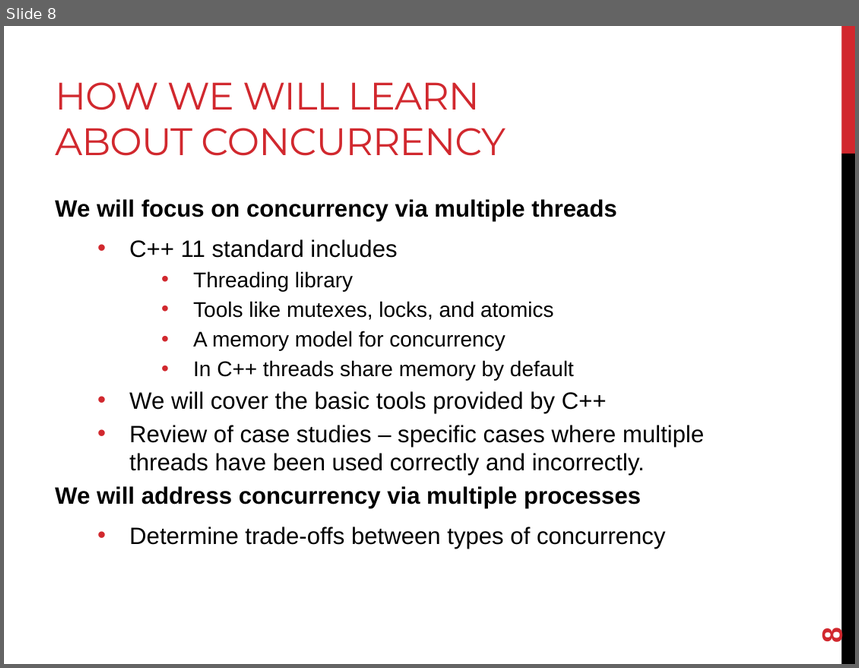
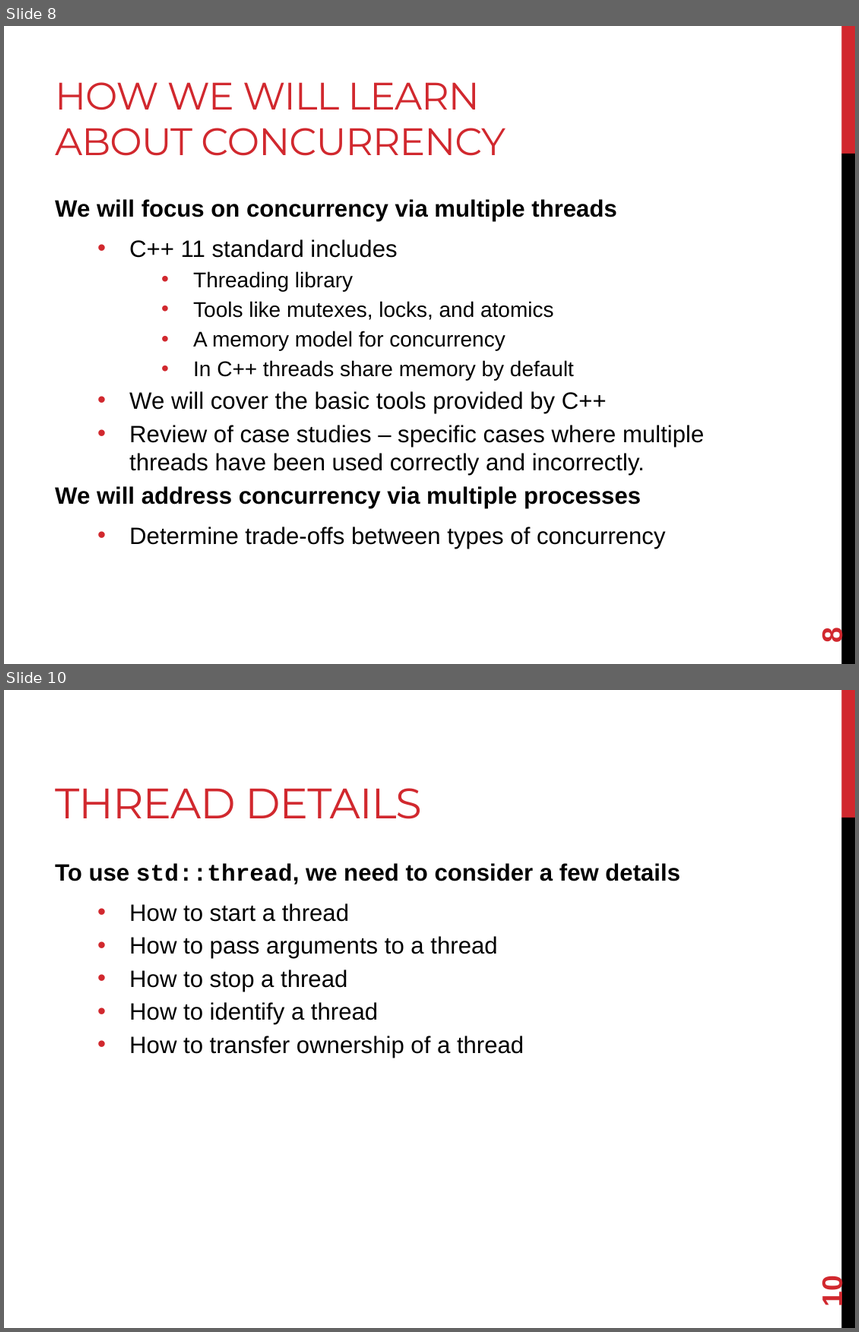
Before and after one commit to joshpeterson/DevelopingConcurrentSoftware, a slide deck: Lectures/Threads/Threads.pptx. Shown one above the other, each under a label of ours: slide 8 before the commit, slides 8 and 10 after it; the slides between them are not shown. The pictures are 859x668 and 859x1332 pixels, drawn with LibreOffice and Linux fonts; fonts in the diff are those of the drawing. Boxes give left, top, right and bottom in pixels: in the first picture for what was removed or moved away, otherwise in the second. Text is boxed around its words. In the diff, an @@ line names an element or a change of style, - is before the commit and + after.

Commit message:
Add more information about threads.

```diff
--- a/Lectures/Threads/Threads.pptx
+++ b/Lectures/Threads/Threads.pptx
@@ slide 10 added at <box>4,690,855,1328</box>, background #FFFFFF; not listed: 2 template elements that a slide beside it also shows @@
@@ title added at <box>55,788,421,819</box>, 36 pt, text #D1282E @@
+THREAD DETAILS
@@ text added at <box>55,863,680,1058</box>, 20 pt, text #000000 @@
+To use std::thread, we need to consider a few details
+  • How to start a thread
+  • How to pass arguments to a thread
+  • How to stop a thread
+  • How to identify a thread
+  • How to transfer ownership of a thread
@@ page number added at <box>816,1279,848,1306</box>, 24 pt, text #D1282E, bold @@
+10
```
Also in this commit, not shown: 2 other slides added, 9 other files.
